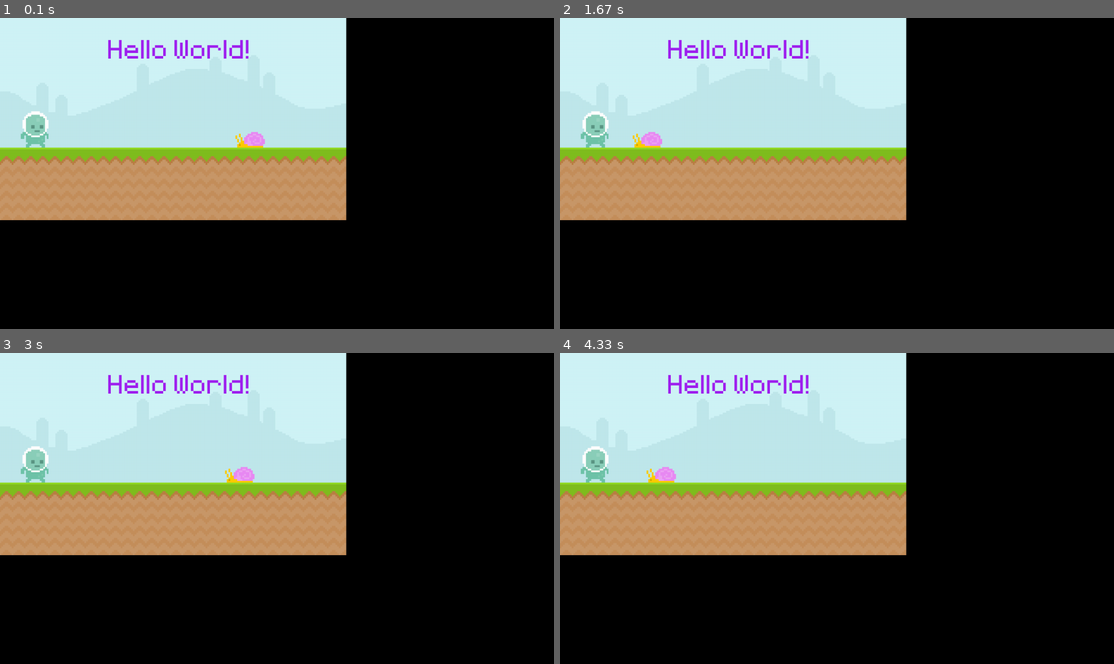
Above: before the commit, frames 1-4 (two rows, left to right).
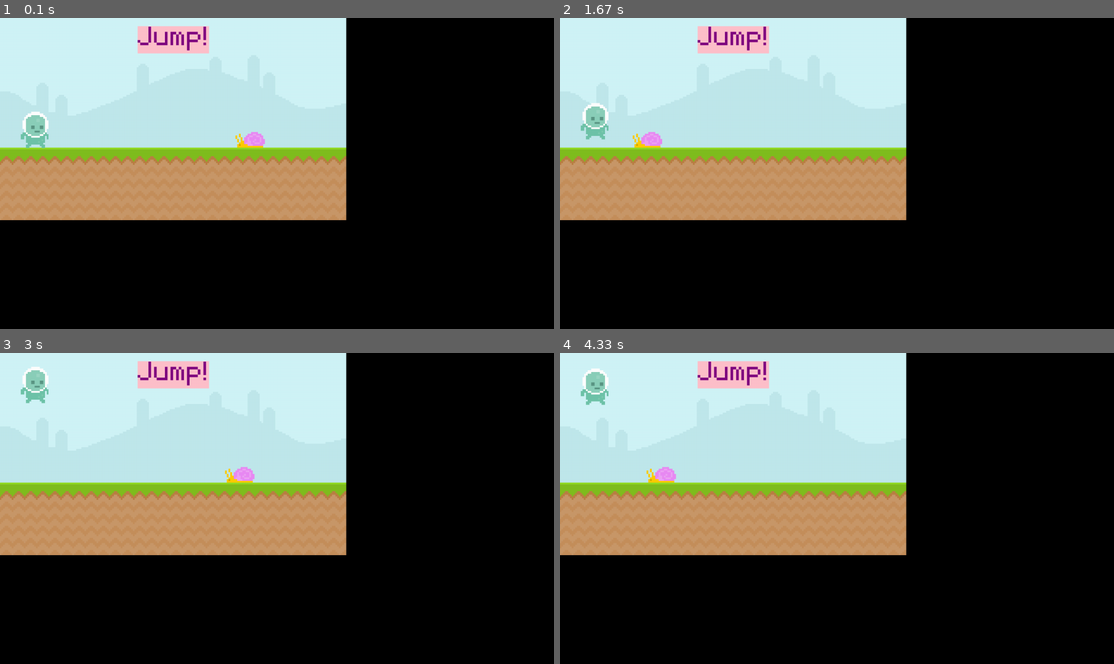
Above: after the commit, the same moments.

Repository: Zyphaex/pygame
Game: pygame game, started from main.py
Same seed, same stepped clock (60 frames per second), same inputs: the game is played once before the commit and once after it.
Inputs (mouse positions are in pixels of both pictures, inside the frame that each line leads up to):
- Up to frame 1 (0.1 s): no input
- Up to frame 2 (1.67 s): tap Space at 0.33, 0.73, 1.03, 1.57 s
- Up to frame 3 (3 s): tap Space at 1.87 s; click (249, 589) at 2.62 s
- Up to frame 4 (4.33 s): click (759, 443) at 3.28 s; tap Space at 3.63, 3.93 s

The runs differ from the first frame. In frame 1, 1.6% of the frame differs, in the area x 3-45%, y 2-42%; in frame 2, 2.0%; in frame 3, 2.4%; in frame 4, 2.4%.

Commit message:
Add jump mechanic

Diff:
--- a/main.py
+++ b/main.py
@@ -1,41 +1,57 @@
+import pygame
 from sys import exit
 
-import pygame
+from utilities.constants import SCREEN_WIDTH, SCREEN_HEIGHT, FPS, PURPLE, PINK, FONT_PATH, SKY_PATH, GROUND_PATH, PLAYER_PATH, SNAIL_PATH
 
-from utilities.constants import SCREEN_WIDTH, SCREEN_HEIGHT, FPS
 
 pygame.init()
 pygame.display.set_caption('Blob Climbers')
 screen = pygame.display.set_mode((SCREEN_WIDTH, SCREEN_HEIGHT))
 clock = pygame.time.Clock()
-font = pygame.font.Font('assets/font/Pixeltype.ttf', 100)
+font = pygame.font.Font(FONT_PATH, 100)
 
-sky_surf = pygame.image.load('assets/graphics/sky.png').convert()
-ground_surf = pygame.image.load('assets/graphics/ground.png').convert()
-text_surf = font.render('Hello World!', False, 'Purple')
+sky_surf = pygame.image.load(SKY_PATH).convert()
+ground_surf = pygame.image.load(GROUND_PATH).convert()
+score_surf = font.render('Jump!', False, PURPLE)
+player_surf = pygame.image.load(PLAYER_PATH).convert_alpha()
+snail_surf = pygame.image.load(SNAIL_PATH).convert_alpha()
 
-snail_surf = pygame.image.load('assets/graphics/snail/snail_1.png').convert_alpha()
+score_rect = score_surf.get_rect(center = (400, 50))
+player_rect = player_surf.get_rect(midbottom = (80, 300))
 snail_rect = snail_surf.get_rect(midbottom = (600, 300))
 
-player_surf = pygame.image.load('assets/graphics/player/player_walk_1.png').convert_alpha()
-player_rect = player_surf.get_rect(midbottom = (80, 300))
+player_gravity = 0
 
 while True:
     for event in pygame.event.get():
         if event.type == pygame.QUIT:
             pygame.quit()
             exit()
+        if event.type == pygame.MOUSEBUTTONDOWN and player_rect.bottom >= 300:
+            player_gravity = -20
+        if event.type == pygame.KEYDOWN:
+            if event.key == pygame.K_SPACE and player_rect.bottom >= 300:
+                player_gravity = -20
 
     screen.blit(sky_surf, (0, 0))
     screen.blit(ground_surf, (0, 300))
-    screen.blit(text_surf, (250, 50))
+    pygame.draw.rect(screen, PINK, score_rect)
+    pygame.draw.rect(screen, PINK, score_rect, 10)
+    screen.blit(score_surf, score_rect)
 
+    # Snail
     screen.blit(snail_surf, snail_rect)
     snail_rect.x -= 4
     if snail_rect.right <= 0:
         snail_rect.left = 600
 
+    # Player
+    player_gravity += 1
+    player_rect.y += player_gravity
     screen.blit(player_surf, player_rect)
+    if player_rect.bottom >= 300:
+        player_rect.bottom = 300
+        player_gravity = 0
 
     pygame.display.update()
     clock.tick(FPS)
